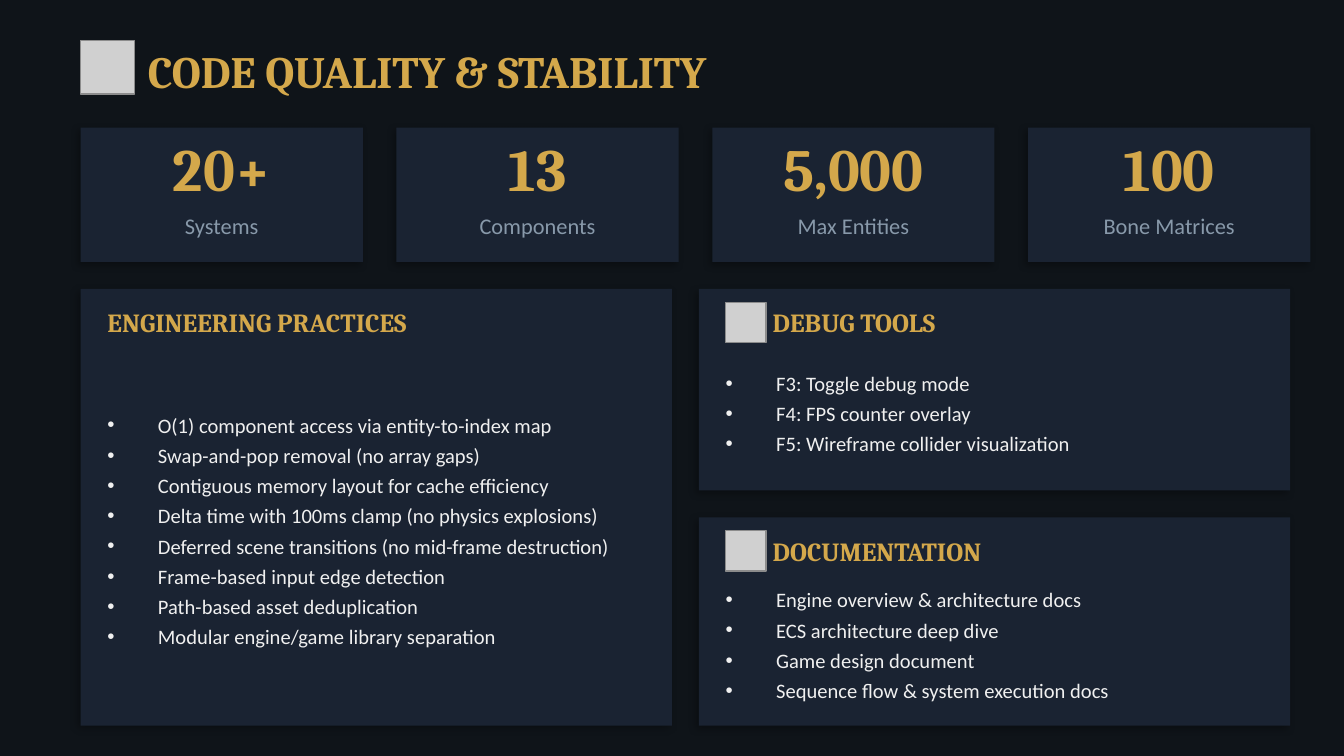
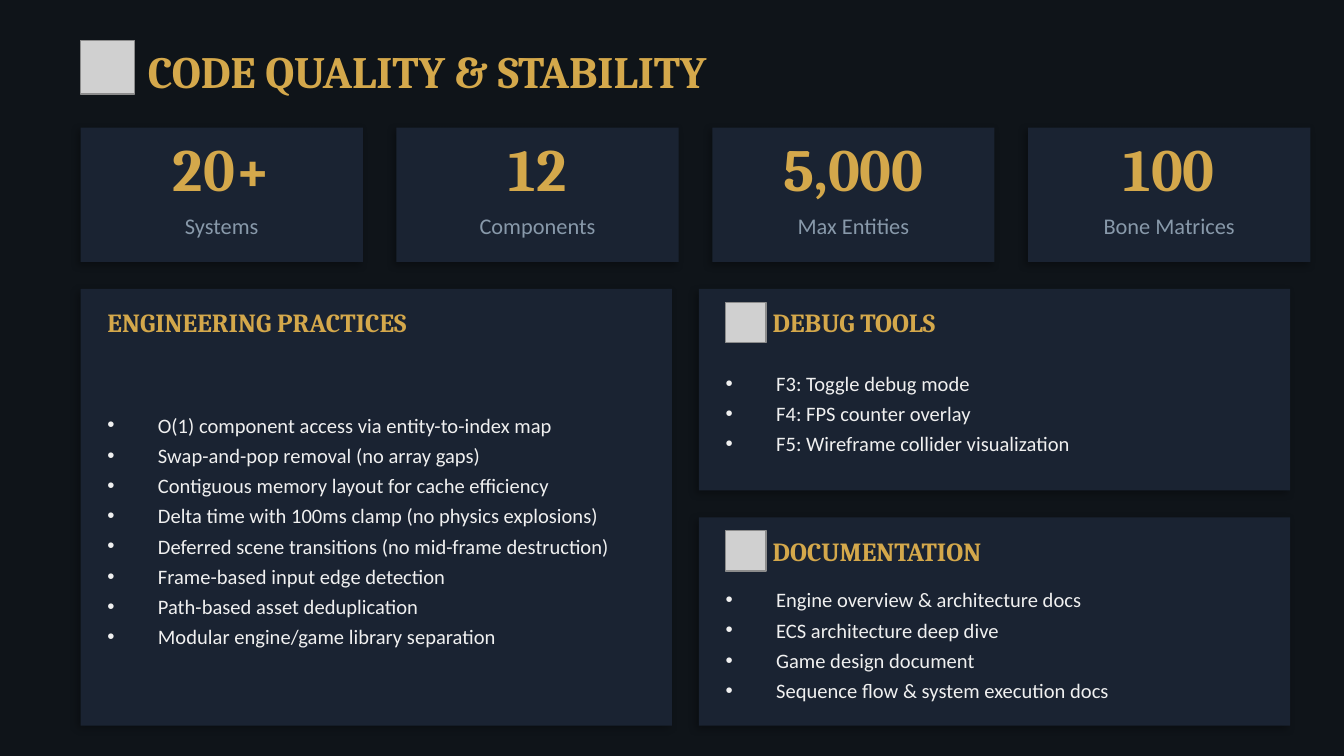
Before and after one commit to JosephDriedger/echoes-of-the-forgotten-keep, a slide deck: slide 8 of docs/EFK_Presentation.pptx. Drawn at 1344x756 pixels with LibreOffice and Linux fonts; fonts in the diff are those of the drawing; grey boxes stand for pictures. Boxes give left, top, right and bottom in pixels: in the first picture for what was removed or moved away, otherwise in the second. Text is boxed around its words. In the diff, an @@ line names an element or a change of style, - is before the commit and + after.

```diff
--- a/docs/EFK_Presentation.pptx
+++ b/docs/EFK_Presentation.pptx
@@ text at bbox=[509, 150, 567, 191]: text changed @@
-13
+12
```
Also in this commit, not shown: 1 other slide changed, 3 other files.
